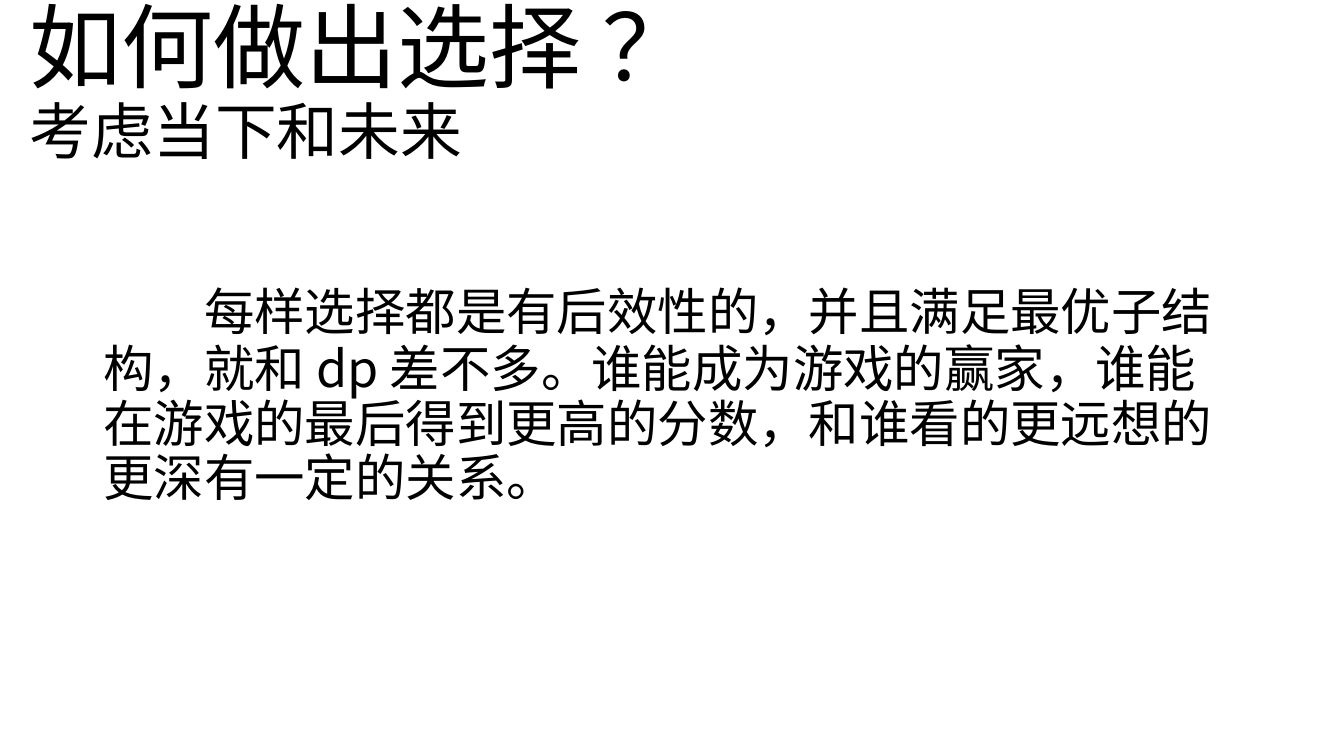
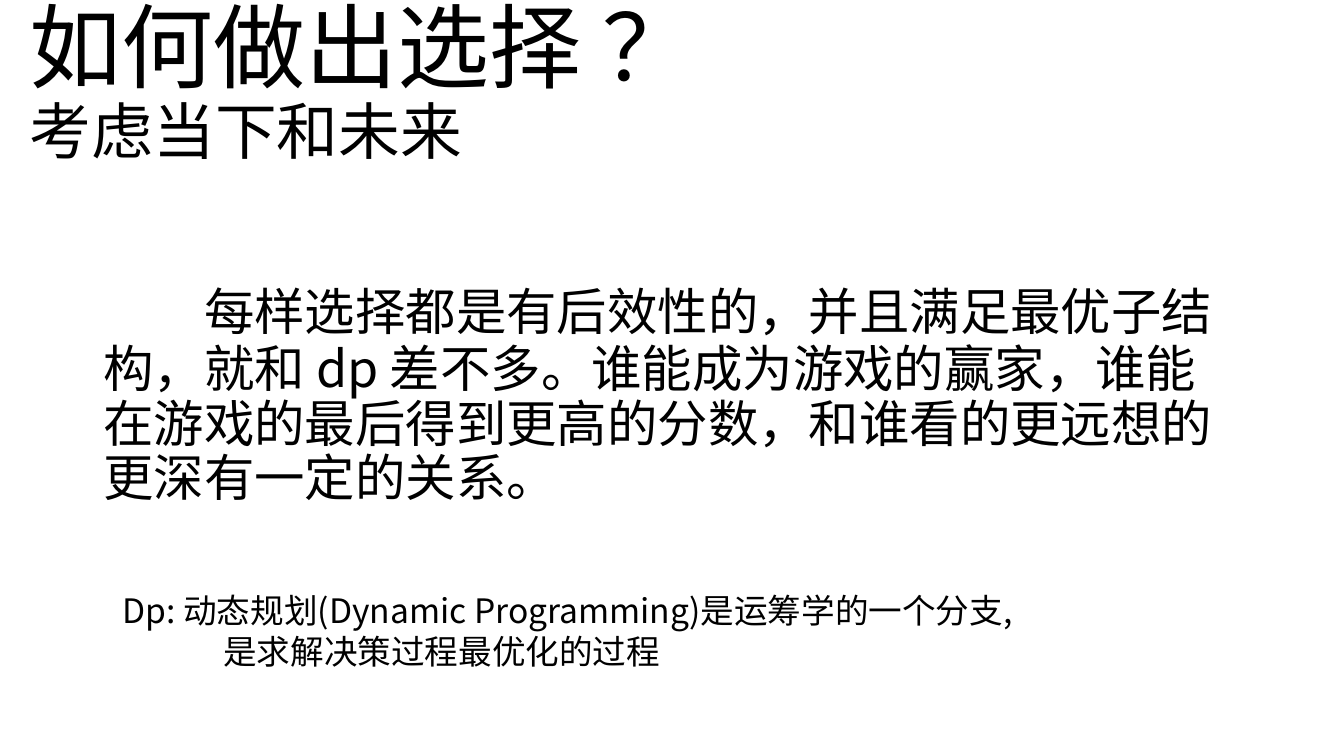
Before and after one commit to BambooDay/OI, a slide deck: slide 7 of 激情演讲.pptx (slide 6 before the commit). Drawn at 1344x756 pixels with LibreOffice and Linux fonts; fonts in the diff are those of the drawing. Boxes give left, top, right and bottom in pixels: in the first picture for what was removed or moved away, otherwise in the second. Text is boxed around its words. In the diff, an @@ line names an element or a change of style, - is before the commit and + after.

```diff
--- a/激情演讲.pptx
+++ b/激情演讲.pptx
@@ text added at (123, 594, 1012, 667), 24 pt, text #000000 @@
+Dp: 动态规划(Dynamic Programming)是运筹学的一个分支,
+是求解决策过程最优化的过程
```
Also in this commit, not shown: 3 other slides changed, 1 slide added, 25 other files.
